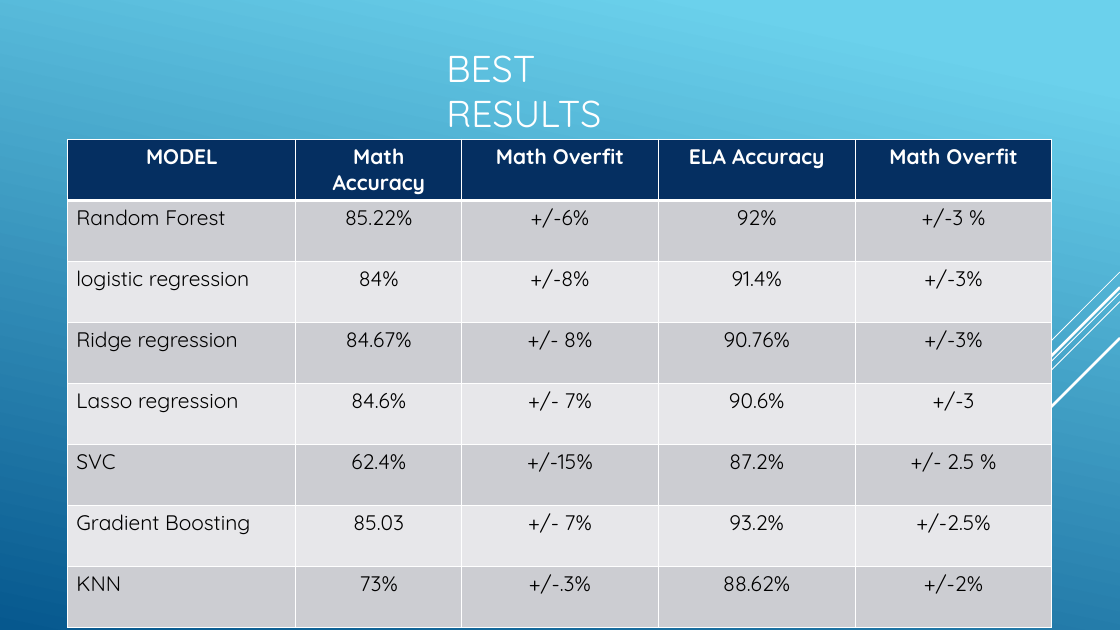
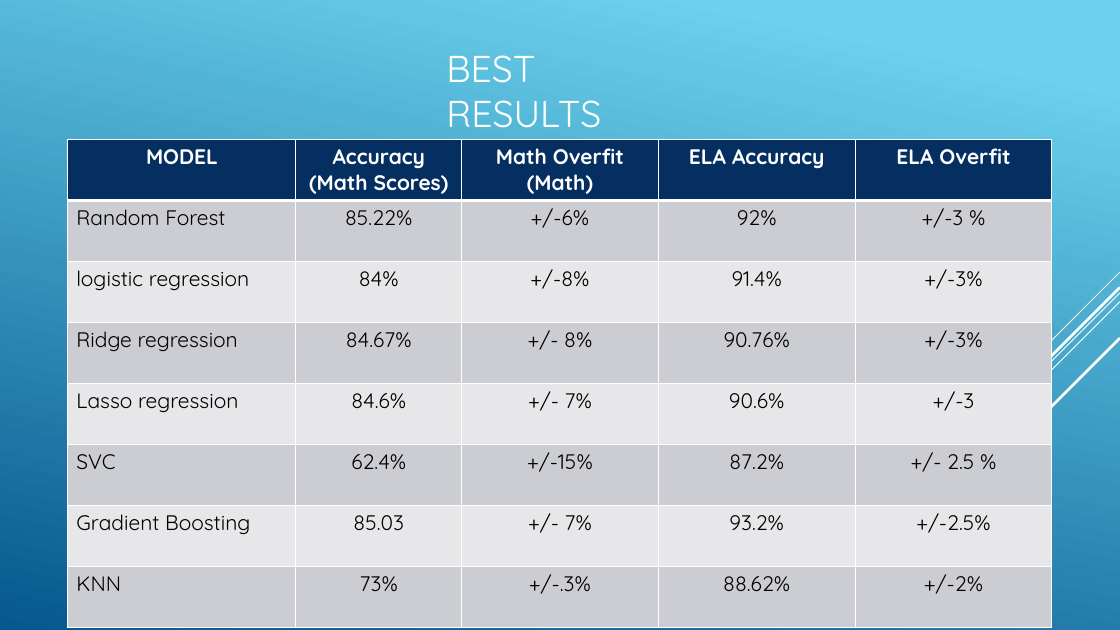
Before and after one commit to efuller11/Thinkful, a slide deck: slide 28 of New York Education System capstone.pptx. Drawn at 1120x630 pixels with LibreOffice and Linux fonts; fonts in the diff are those of the drawing. Boxes give left, top, right and bottom in pixels: in the first picture for what was removed or moved away, otherwise in the second. Text is boxed around its words. In the diff, an @@ line names an element or a change of style, - is before the commit and + after.

```diff
--- a/New York Education System capstone.pptx
+++ b/New York Education System capstone.pptx
@@ table at (68, 139, 1051, 609) @@
-row 1: MODEL | Math Accuracy | Math Overfit | ELA Accuracy | Math Overfit
+row 1: MODEL | Accuracy / (Math Scores) | Math Overfit / (Math) | ELA Accuracy | ELA Overfit
```
Also in this commit, not shown: 14 other slides changed.
